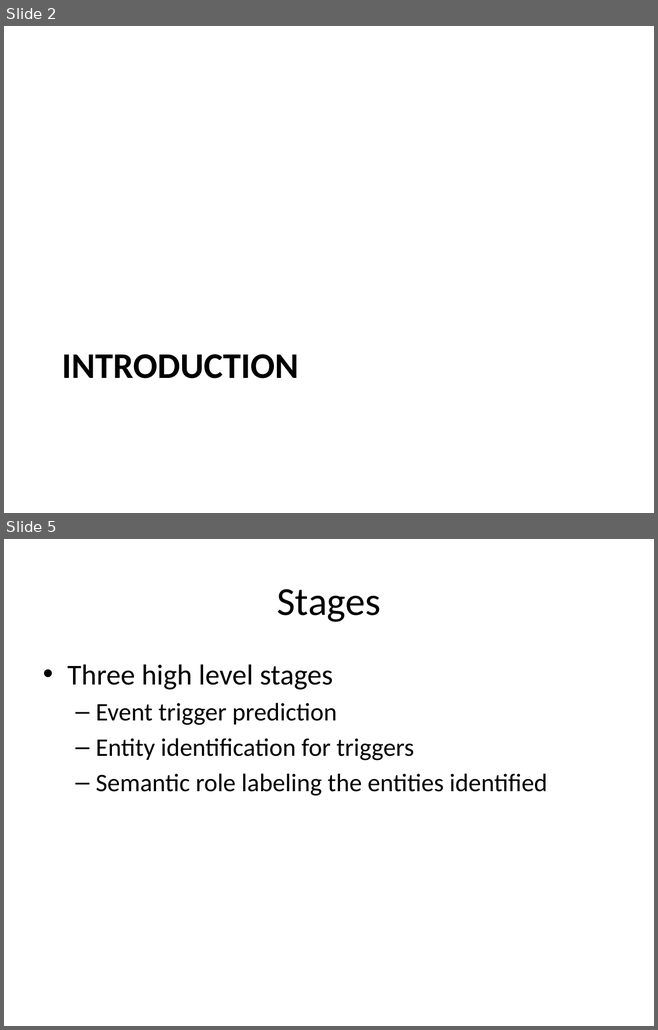
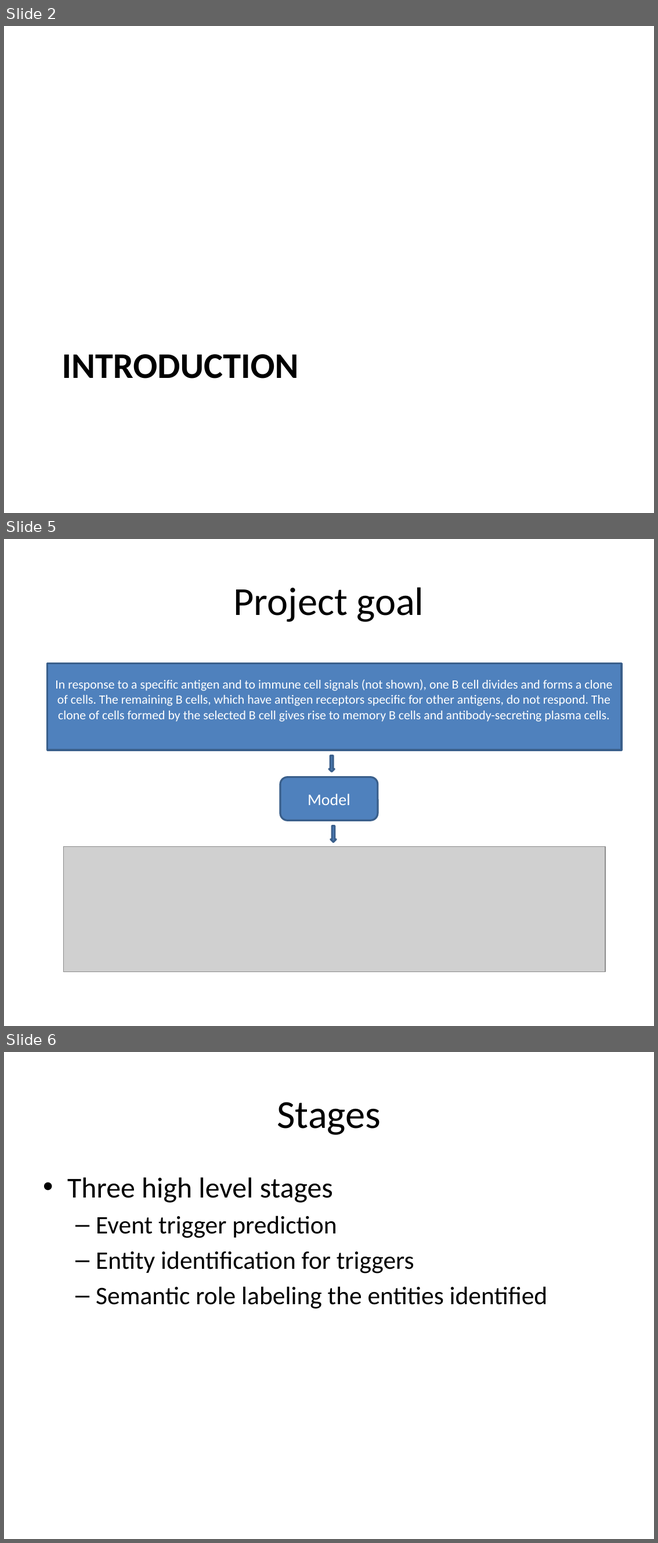
Before and after one commit to ajutscaria/CS224U, a slide deck: Presentation/Anubhai Philip Scaria.pptx. Shown one above the other, each under a label of ours: slides 2 and 5 before the commit, slides 2, 5 and 6 after it; the slides between them are not shown. The pictures are 658x1030 and 658x1543 pixels, drawn with LibreOffice and Linux fonts; fonts in the diff are those of the drawing; grey boxes stand for pictures. Boxes give left, top, right and bottom in pixels: in the first picture for what was removed or moved away, otherwise in the second. Text is boxed around its words. In the diff, an @@ line names an element or a change of style, - is before the commit and + after.

```diff
--- a/Presentation/Anubhai Philip Scaria.pptx
+++ b/Presentation/Anubhai Philip Scaria.pptx
@@ slide 5 added at (4,539,654,1026), background #FFFFFF @@
@@ title added at (234,587,423,622), 44 pt, text #000000 @@
+Project goal
@@ rectangle added at (48,664,621,750), fill #4F81BD, outline #3A5F8C 2 pt, 14 pt, text #FFFFFF @@
+In response to a specific antigen and to immune cell signals (not shown), one B cell divides and forms a clone of cells. The remaining B cells, which have antigen receptors specific for other antigens, do not respond. The clone of cells formed by the selected B cell gives rise to memory B cells and antibody-secreting plasma cells.
@@ down arrow added at (329,755,334,772), fill #4F81BD, outline #3A5F8C 2 pt @@
@@ rounded rectangle added at (280,777,378,821), fill #4F81BD, outline #3A5F8C 2 pt, 18 pt, text #FFFFFF @@
+Model
@@ down arrow added at (331,826,336,842), fill #4F81BD, outline #3A5F8C 2 pt @@
@@ picture added at (63,847,605,972) @@
@@ what was slide 5 is now slide 6 @@
```
Also in this commit, not shown: 7 slides changed, 8 other slides added, 1 slide removed, 3 other files.
